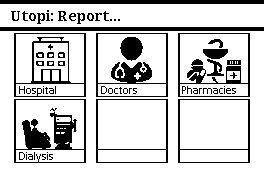
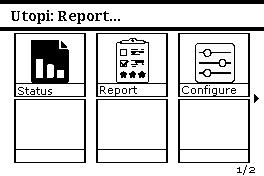
Layers edited between the first and the second w=264, h=176 image:
added group "Initial Page" with 8 layers above "Pagination" over left=18, top=38, right=236, bottom=96
added group "Layer Group" with 3 layers in group "Initial Page" over left=31, top=38, right=235, bottom=83
added layer "Configure" in group "Layer Group" over left=195, top=43, right=235, bottom=83
added layer "Report" in group "Layer Group" over left=116, top=38, right=149, bottom=83
added layer "Status #1" in group "Layer Group" over left=31, top=40, right=69, bottom=83
added group "Text" with 3 layers in group "Initial Page" over left=18, top=85, right=236, bottom=96
added layer "Status ..." in group "Text" over left=18, top=87, right=52, bottom=95
added layer "Report #1" in group "Text" over left=100, top=86, right=137, bottom=96
added layer "Configure #1" in group "Text" over left=182, top=85, right=236, bottom=96
showed group "Pagination" (7 layers) over left=19, top=94, right=259, bottom=175
hid group "L: Health 1/1 11" (4 layers) over left=19, top=86, right=236, bottom=162
hid group "I: Health 1/1" (4 layers) over left=22, top=37, right=241, bottom=149
